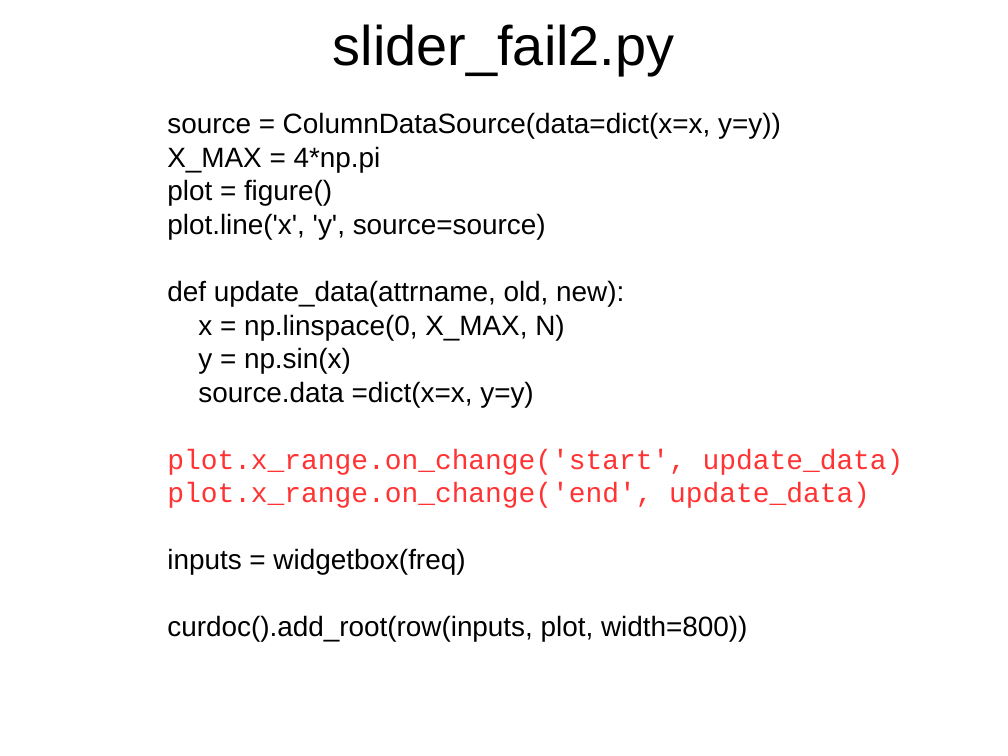
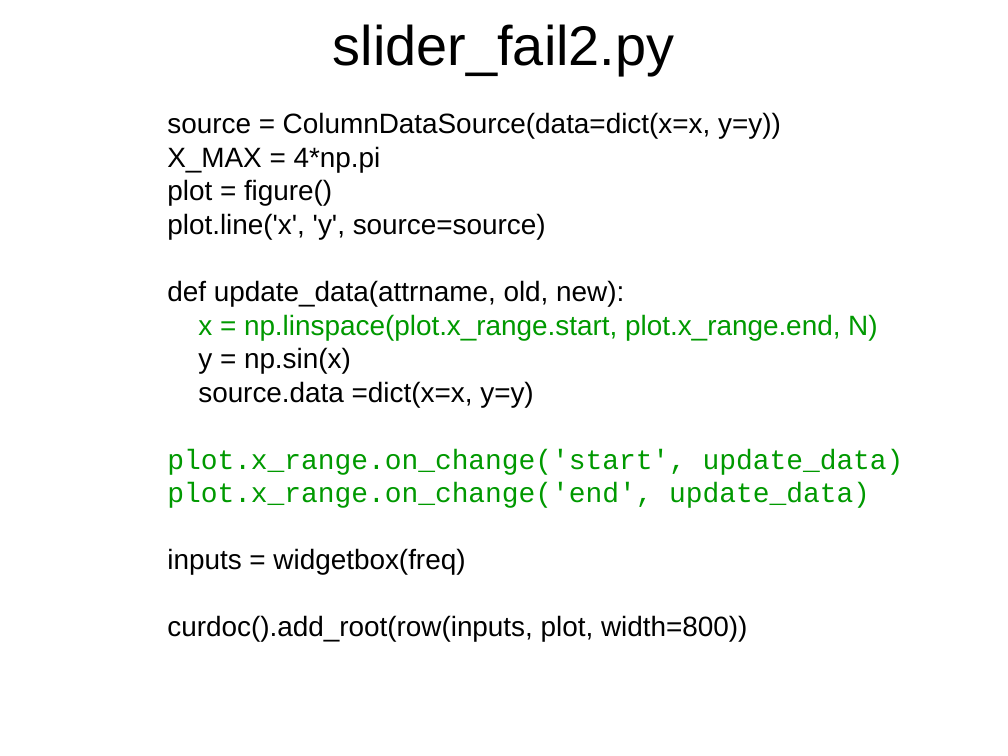
Before and after one commit to Inqbus/python_summit, a slide deck: slide 56 of vortrag/bokeh_sandra.odp (slide 53 before the commit). Drawn at 1008x756 pixels with LibreOffice and Linux fonts; fonts in the diff are those of the drawing. Boxes give left, top, right and bottom in pixels: in the first picture for what was removed or moved away, otherwise in the second. Text is boxed around its words. In the diff, an @@ line names an element or a change of style, - is before the commit and + after.

```diff
--- a/vortrag/bokeh_sandra.odp
+++ b/vortrag/bokeh_sandra.odp
@@ text at (x1=198, y1=314, x2=877, y2=340): text changed; text colour #000000 to #009900 @@
-x = np.linspace(0, X_MAX, N)
+x = np.linspace(plot.x_range.start, plot.x_range.end, N)
@@ text at (x1=167, y1=449, x2=904, y2=508): text colour #FF3333 to #009900 in "plot.x_range.on_change('start', update_data)", "plot.x_range.on_change('end', update_data)" @@
```
Also in this commit, not shown: 8 other slides changed, 3 slides added.
